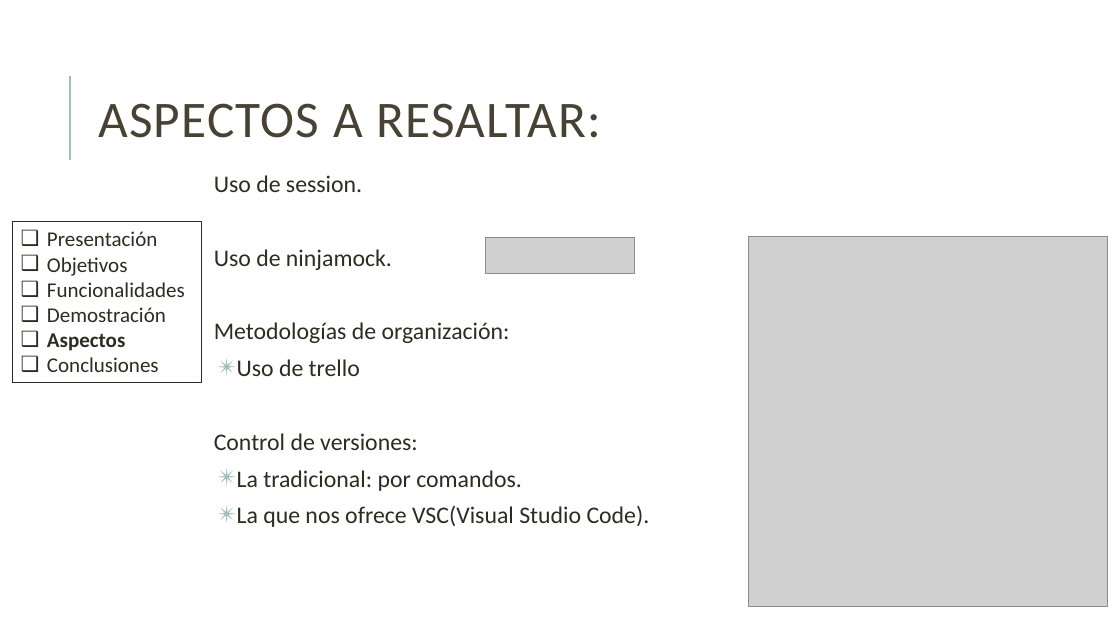
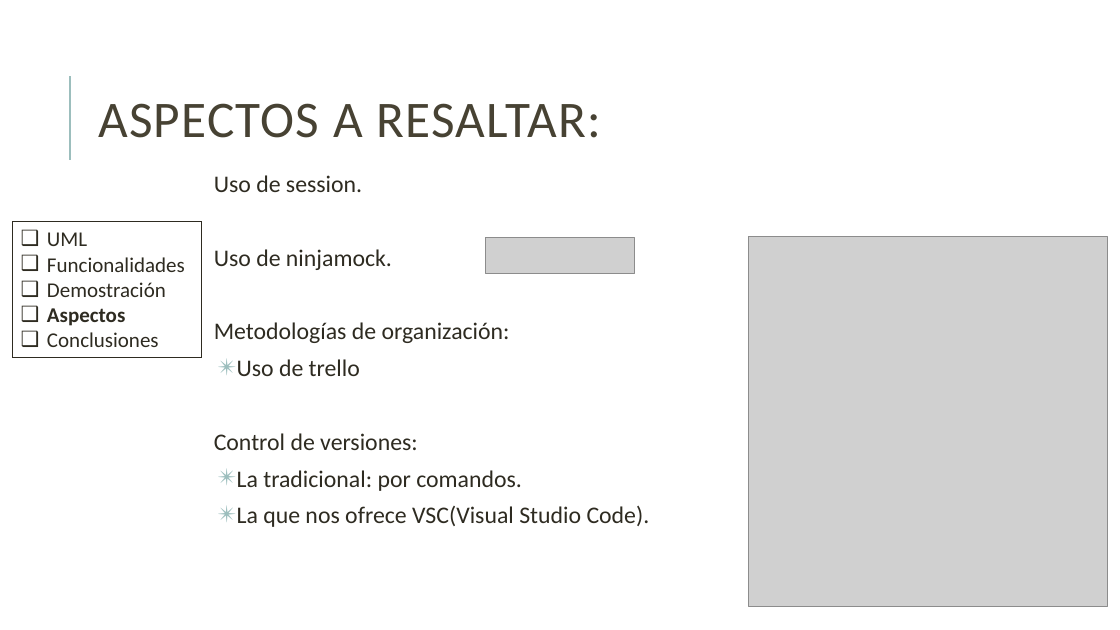
Before and after one commit to danielallhoff/M17-G4-AirDSS, a slide deck: slide 6 of AIRDSS.pptx (slide 25 before the commit). Drawn at 1120x630 pixels with LibreOffice and Linux fonts; fonts in the diff are those of the drawing; grey boxes stand for pictures. Boxes give left, top, right and bottom in pixels: in the first picture for what was removed or moved away, otherwise in the second. Text is boxed around its words. In the diff, an @@ line names an element or a change of style, - is before the commit and + after.

```diff
--- a/AIRDSS.pptx
+++ b/AIRDSS.pptx
@@ rectangle "UML": place and size @@
-rectangle "UML" at [13, 222, 202, 383]
+rectangle "UML" at [13, 222, 202, 358]
@@ text in rectangle at [47, 232, 87, 246]: text changed @@
-❑ Presentación
-❑ Objetivos
+❑ UML
```
Also in this commit, not shown: 6 other slides changed, 19 slides removed.
